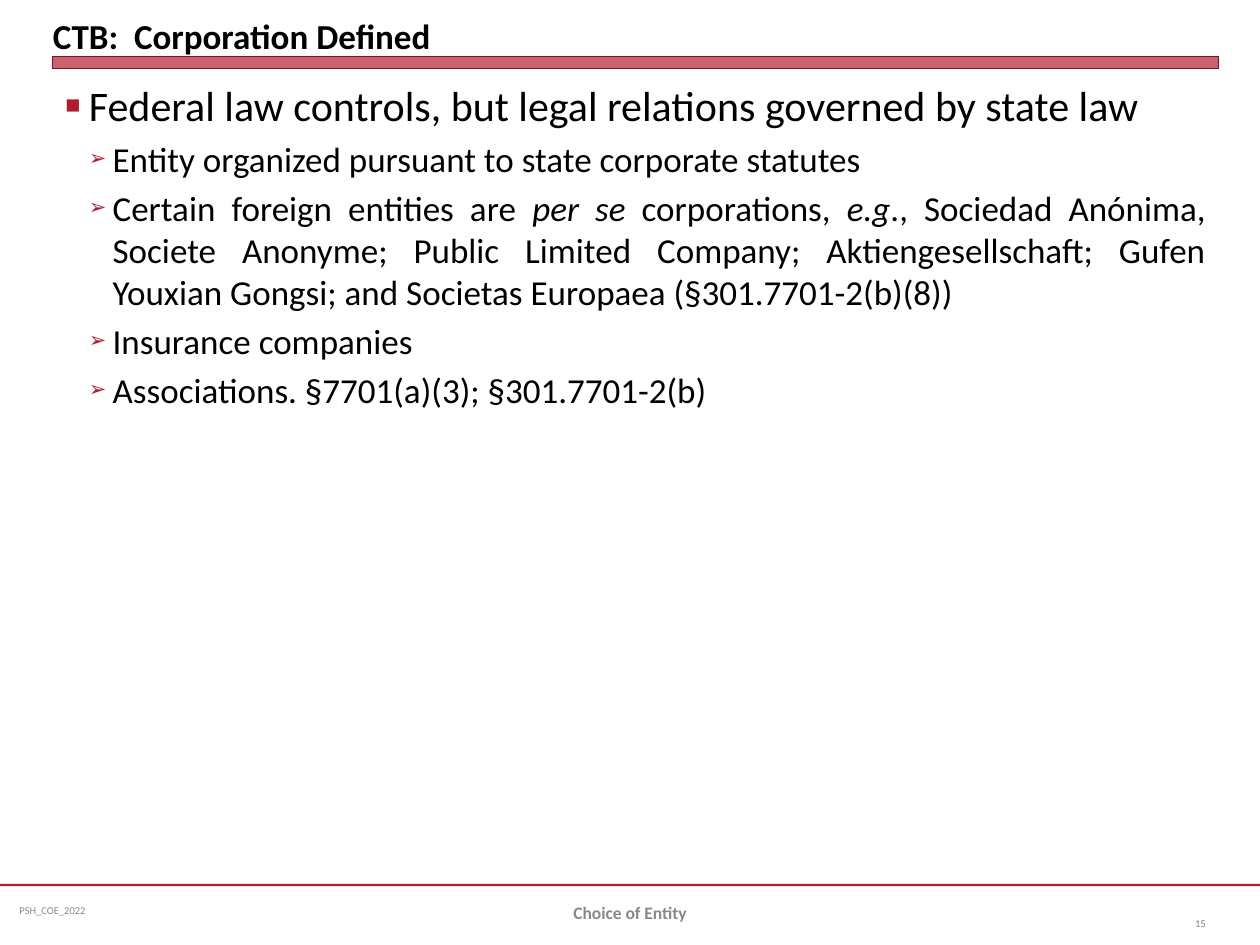
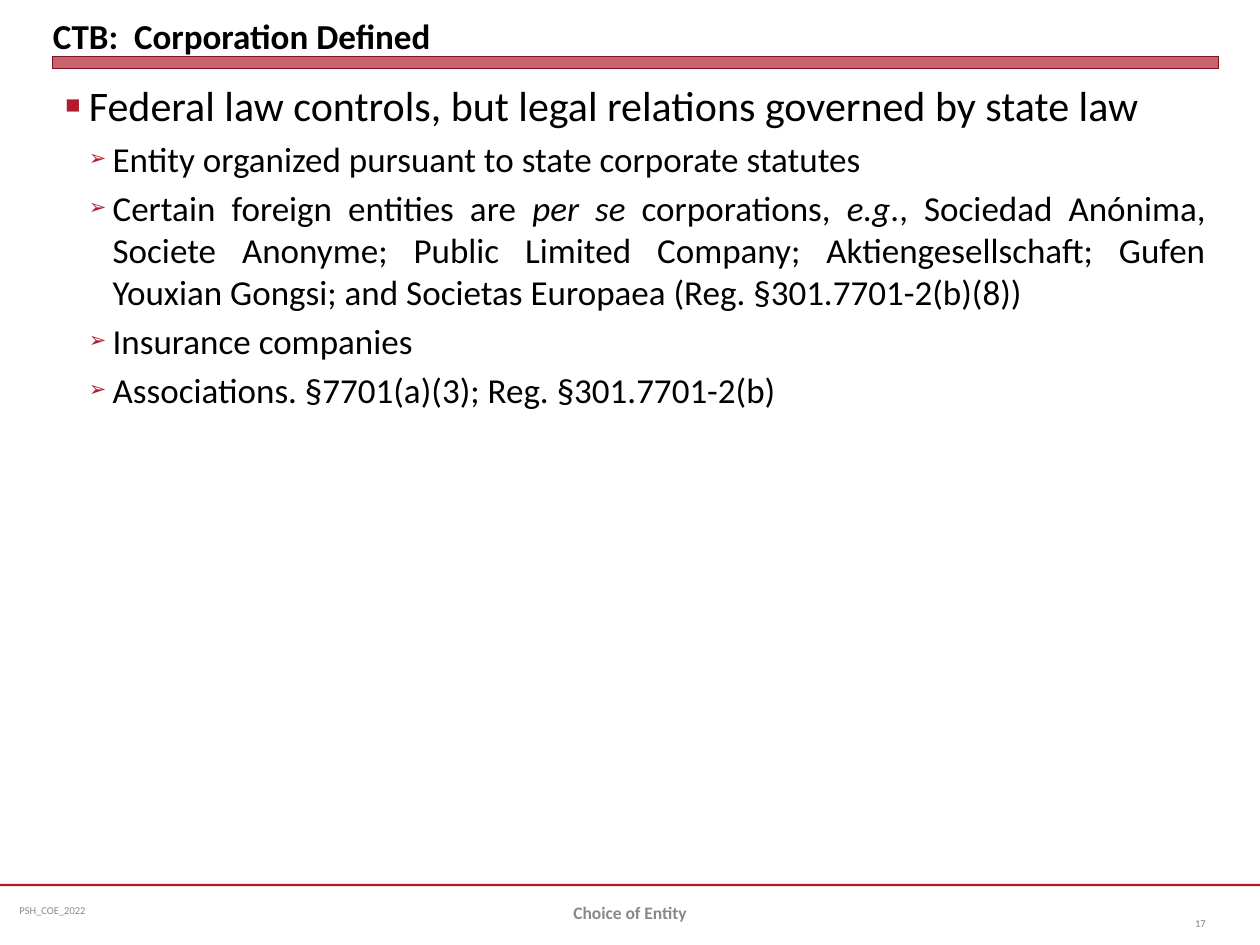
Before and after one commit to jmc877/Partnership-Tax, a slide deck: slide 17 of slides/PSH_COEntity_2022.pptx (slide 15 before the commit). Drawn at 1260x945 pixels with LibreOffice and Linux fonts; fonts in the diff are those of the drawing. Boxes give left, top, right and bottom in pixels: in the first picture for what was removed or moved away, otherwise in the second. Text is boxed around its words. In the diff, an @@ line names an element or a change of style, - is before the commit and + after.

```diff
--- a/slides/PSH_COEntity_2022.pptx
+++ b/slides/PSH_COEntity_2022.pptx
@@ text at (113, 196, 1206, 311): text changed @@
-  ➢ Certain foreign entities are per se corporations, e.g., Sociedad Anónima, Societe Anonyme; Public Limited Company; Aktiengesellschaft; Gufen Youxian Gongsi; and Societas Europaea (§301.7701-2(b)(8))
+  ➢ Certain foreign entities are per se corporations, e.g., Sociedad Anónima, Societe Anonyme; Public Limited Company; Aktiengesellschaft; Gufen Youxian Gongsi; and Societas Europaea (Reg. §301.7701-2(b)(8))
@@ text at (113, 377, 776, 409): text changed @@
-  ➢ Associations. §7701(a)(3); §301.7701-2(b)
+  ➢ Associations. §7701(a)(3); Reg. §301.7701-2(b)
```
Also in this commit, not shown: 5 other slides changed, 2 slides added, 3 other files.
